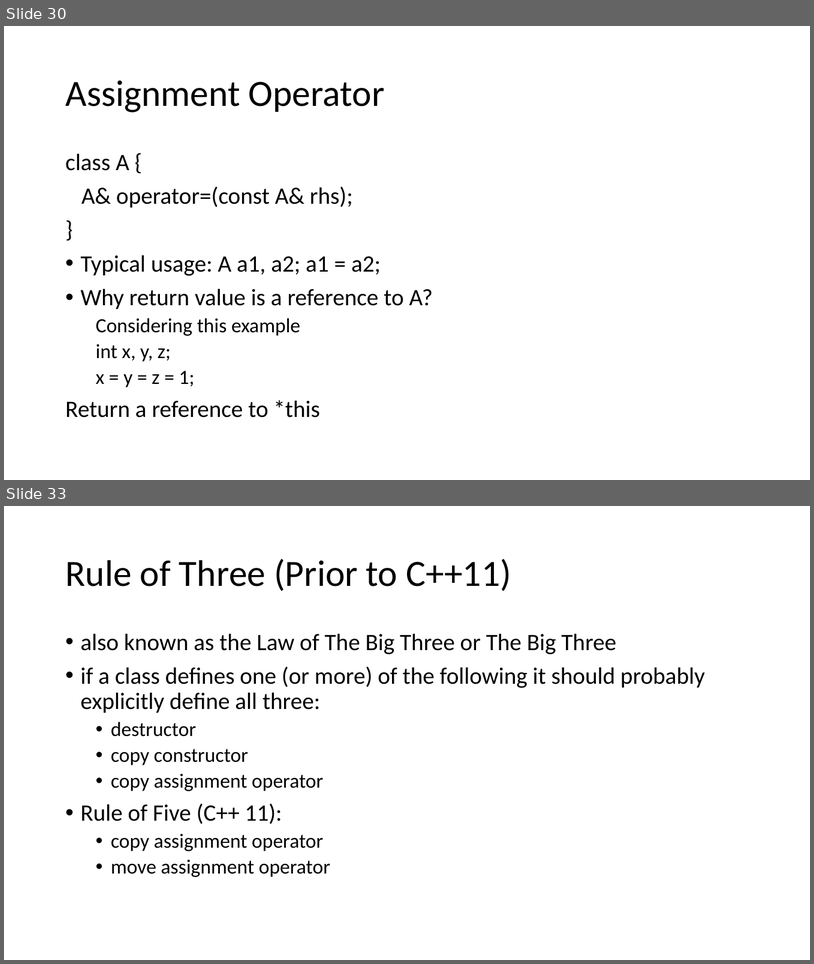
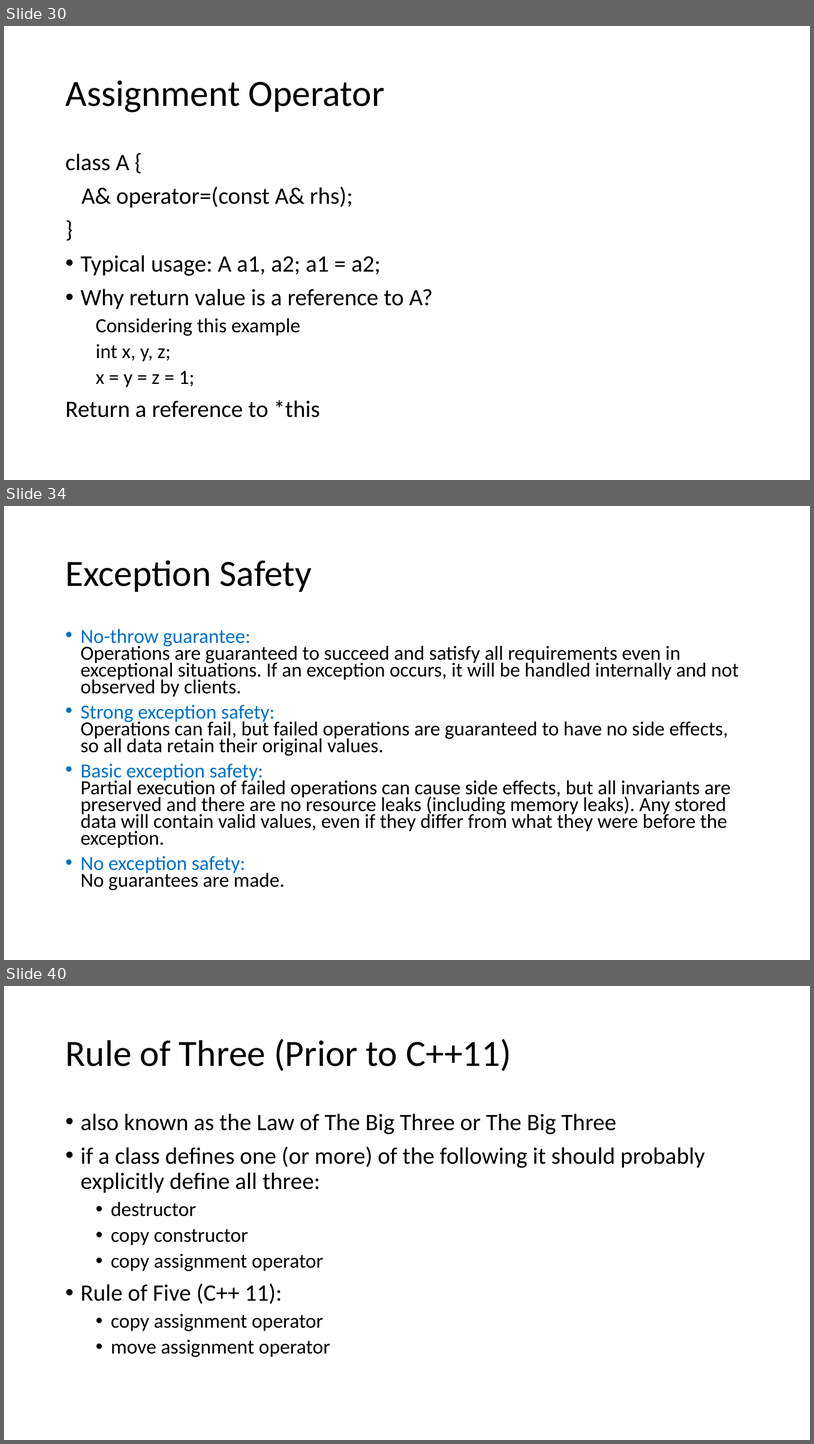
Before and after one commit to winniegy/MyPublic, a slide deck: cppTechniques/C++ Techniques 01.pptx. Shown one above the other, each under a label of ours: slides 30 and 33 before the commit, slides 30, 34 and 40 after it; the slides between them are not shown. The pictures are 814x964 and 814x1444 pixels, drawn with LibreOffice and Linux fonts; fonts in the diff are those of the drawing. Boxes give left, top, right and bottom in pixels: in the first picture for what was removed or moved away, otherwise in the second. Text is boxed around its words. In the diff, an @@ line names an element or a change of style, - is before the commit and + after.

```diff
--- a/cppTechniques/C++ Techniques 01.pptx
+++ b/cppTechniques/C++ Techniques 01.pptx
@@ slide 34 added at [4, 506, 810, 960], background #FFFFFF @@
@@ title added at [65, 560, 312, 592], 44 pt, text #000000 @@
+Exception Safety
@@ text added at [81, 629, 739, 890], 23.8 pt, text #000000 @@
+• No-throw guarantee:
+  Operations are guaranteed to succeed and satisfy all requirements even in exceptional situations. If an exception occurs, it will be handled internally and not observed by clients.
+• Strong exception safety:
+  Operations can fail, but failed operations are guaranteed to have no side effects, so all data retain their original values.
+• Basic exception safety:
+  Partial execution of failed operations can cause side effects, but all invariants are preserved and there are no resource leaks (including memory leaks). Any stored data will contain valid values, even if they differ from what they were before the exception.
+• No exception safety:
+  No guarantees are made.
@@ what was slide 33 is now slide 40 @@
```
Also in this commit, not shown: 3 slides changed, 8 other slides added, 11 other files.
